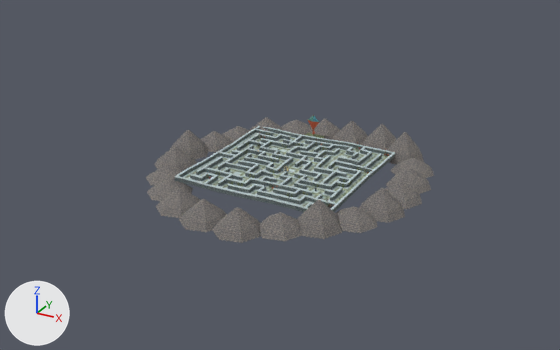
One commit to the Blender file Blender/Bellwake/KiteCrag.blend: the scene before it, then after it.
Before and after are seen from a camera (50 mm lens) standing at (252.0, -472.0, 229.0) and looking at (-2.0, -11.0, -1.0). Arrows for +X, +Y and +Z are at lower left; the lights stay in place. The older version comes first.

Names of what the first picture shows: 'Continuous roadbed', 'Far folded ridgeline.011', 'Far folded ridgeline.015', 'Far folded ridgeline.016', 'Far folded ridgeline.017', 'Far folded ridgeline.018', 'Far folded ridgeline.019', 'Far folded ridgeline.020', 'Far folded ridgeline.021', 'Ward boundary course', 'Ward boundary course.001', 'Ward boundary course.002' and 15 more.
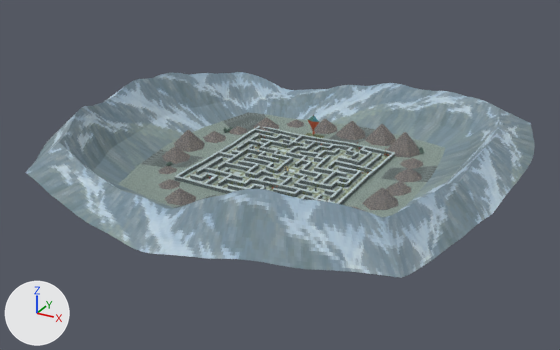
Location of each change, (x1, y1, x2, y2) in pixels of the pictures (560 x 350 px):
'Valley floor, shoulders and far crest', added
    after: (25, 72, 535, 278)
'Far folded ridgeline.019', unchanged, covered by the edit
    before: (297, 200, 342, 239)
'Far folded ridgeline.017', unchanged, covered by the edit
    before: (213, 207, 261, 243)
'Far folded ridgeline.016', unchanged, covered by the edit
    before: (179, 199, 227, 232)
'Far folded ridgeline.018', unchanged, covered by the edit
    before: (259, 212, 301, 241)

The edits, one by one:
Picture 'CountryBeyond.png' (img_countrybeyond_png) is new.
Material 'CountryBeyond' (mat_countrybeyond) is new.
Its texture is img_countrybeyond_png.
Its roughness is 0.95.
Mesh me_valley_floor__shoulders_and_far_crest_001 is new.
It has 1660 vertices, 1140 faces and spans x -179.0..163.0, y -176.0..170.0, z 0.0..53.0.
It uses material mat_countrybeyond (picture img_countrybeyond_png).
Object 'Valley floor, shoulders and far crest' (ob_valley_floor__shoulders_and_far_crest) is new; it shows me_valley_floor__shoulders_and_far_crest_001.
Its location is (0.0, 0.0, 0.0).
